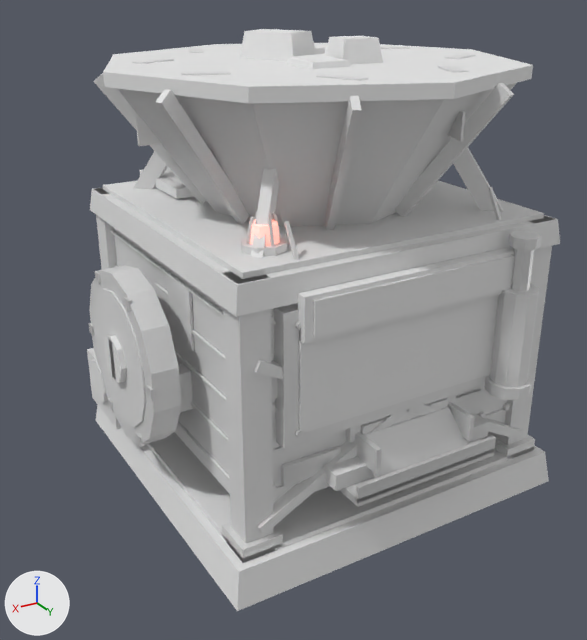
The glTF model assets/world/WLD_QD_cash_hopper.glb, before and after one commit.
Both versions are drawn from a camera (50 mm lens) standing at (2.15, 3.43, 2.55) and looking at (0.13, 0.06, 0.86). Every picture has the same lights, and +X, +Y and +Z are marked at lower left. The picture after the commit comes second. Where no turn or scale is listed for an object, it has been applied to the vertices. Vertices at exactly the same position are counted once.

Script lines for the objects in view, before the commit:
```python
me_body_hopbrass = bpy.data.meshes.new('Body_HopBrass')
me_body_hopbrass.from_pydata(...)  # 104 vertices, 164 faces; spans x -0.62..0.65, y -0.88..1.05, z 0.4..1.27
me_body_hopbrass.materials.append(mat_hopbrass)
me_body_hoprust = bpy.data.meshes.new('Body_HopRust')
me_body_hoprust.from_pydata(...)  # 72 vertices, 112 faces; spans x -0.82..1.07, y -0.83..0.83, z 0.43..1.4
me_body_hoprust.materials.append(mat_hoprust)
me_body_hopyellow = bpy.data.meshes.new('Body_HopYellow')
me_body_hopyellow.from_pydata(...)  # a box spanning x -0.56..0.56, y 0.925..0.935, z 1.2..1.36
me_body_hopyellow.materials.append(mat_hopyellow)
me_pivot_funnel_hopiron = bpy.data.meshes.new('Pivot_Funnel_HopIron')
me_pivot_funnel_hopiron.from_pydata(...)  # 64 vertices, 96 faces; spans x -0.79..0.79, y -0.79..0.79, z 0.66..0.71
me_pivot_funnel_hopiron.materials.append(mat_hopiron)
me_pivot_funnel_hopyellow = bpy.data.meshes.new('Pivot_Funnel_HopYellow')
me_pivot_funnel_hopyellow.from_pydata(...)  # an 8-sided cylinder along z spanning x -1.02..1.02, y -1.02..1.02, z 0.65..0.71
me_pivot_funnel_hopyellow.materials.append(mat_hopyellow)
ob_body_hopbrass = bpy.data.objects.new('Body_HopBrass', me_body_hopbrass)
ob_body_hopbrass.location = (0.0, 0.0, 0.0)
ob_body_hoprust = bpy.data.objects.new('Body_HopRust', me_body_hoprust)
ob_body_hoprust.location = (0.0, 0.0, 0.0)
ob_body_hopyellow = bpy.data.objects.new('Body_HopYellow', me_body_hopyellow)
ob_body_hopyellow.location = (0.0, 0.0, 0.0)
ob_pivot_funnel_hopiron = bpy.data.objects.new('Pivot_Funnel_HopIron', me_pivot_funnel_hopiron)
ob_pivot_funnel_hopiron.location = (0.0, 0.0, 1.45)
ob_pivot_funnel_hopyellow = bpy.data.objects.new('Pivot_Funnel_HopYellow', me_pivot_funnel_hopyellow)
ob_pivot_funnel_hopyellow.location = (0.0, 0.0, 1.45)
# also in view: 'Pivot_Funnel_HopSteelDk' at (0.0, 0.0, 1.8); 'Body_HopRustDk' at (0.0, 0.0, 0.98); 'Cylinder_HopSteelDk' at (-0.55, 0.95, 0.95); 'Pivot_Flywheel_HopSteelDk' at (1.0, 0.0, 0.85); 'Body_HopScreen' at (0.0, 0.88, 1.0)
```
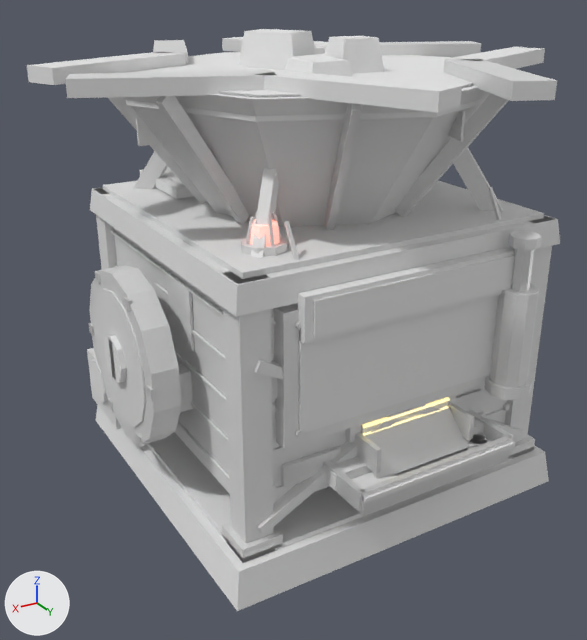
Pixel boxes (x1, y1, x2, y2) of what changed, in the pictures (587 x 640 px; the box of a moved part takes in the faces that stretch with it):
'Pivot_Funnel_HopYellow', reshaped (20% wider, 23% taller): before (103, 43, 533, 104); after (27, 37, 545, 112)
'Body_HopBrass', reshaped (8% wider): before (281, 321, 496, 507); after (281, 321, 514, 516)
'Pivot_Funnel_HopIron', reshaped: before (132, 47, 476, 81); after (65, 40, 557, 101)
'Body_HopYellow', reshaped (196% taller): before (313, 255, 515, 338); after (313, 255, 515, 503)
'Body_HopGlow', added: after (363, 397, 450, 436)
'Body_HopCoin', added: after (459, 432, 491, 453)
'Body_HopBill', added (mostly hidden): after (352, 473, 396, 489)
part 1 of me_body_hopbrass, added: after (467, 410, 514, 449)
part 2 of me_body_hopbrass, added: after (323, 460, 365, 511)
part 3 of me_body_hopbrass, moved or reshaped: before (339, 439, 495, 507); after (332, 451, 508, 516)
part 4 of me_body_hopyellow, added: after (362, 442, 515, 503)
part 5 of me_body_hopyellow, added: after (363, 472, 383, 484)
'Pivot_Funnel_HopStain', unchanged, uncovered by the edit: after (126, 52, 486, 122)

What changed in the scene script:
```text
Add mat_hopglow:
    mat_hopglow = bpy.data.materials.new('HopGlow')
    # nodes: BsdfPrincipled, Mix, OutputMaterial, VertexColor
    # colours: yellow #ffe589, white #e7e7e7, mixed with the vertex colours
Add mat_hopcoin:
    mat_hopcoin = bpy.data.materials.new('HopCoin')
    # nodes: BsdfPrincipled, Mix, OutputMaterial, VertexColor
    # colours: white #e7e7e7, mixed with the vertex colours
Add mat_hopbill:
    mat_hopbill = bpy.data.materials.new('HopBill')
    # nodes: BsdfPrincipled, Mix, OutputMaterial, VertexColor
    # colours: white #e7e7e7, mixed with the vertex colours
Change me_body_hopbrass:
    remove me_body_hopbrass.from_pydata(...)  # 104 vertices, 164 faces; spans x -0.62..0.65, y -0.88..1.05, z 0.4..1.27
    add me_body_hopbrass.from_pydata(...)  # 120 vertices, 188 faces; spans x -0.62..0.65, y -0.88..1.13, z 0.4..1.27
    me_body_hopbrass part 1: a new loose piece, a box spanning x -0.445..-0.415, y 0.82..1.12, z 0.44..0.53, in mat_hopbrass
    me_body_hopbrass part 2: a new loose piece, a box spanning x 0.415..0.445, y 0.82..1.12, z 0.44..0.53, in mat_hopbrass
    me_body_hopbrass part 3: 16 vertices moved from x -0.4..0.4, y 0.85..1.05, z 0.4..0.5 to x -0.43..0.43, y 0.82..1.13, z 0.4..0.53
Change me_body_hopyellow:
    remove me_body_hopyellow.from_pydata(...)  # 8 vertices, 12 faces; spans x -0.56..0.56, y 0.925..0.935, z 1.2..1.36
    add me_body_hopyellow.from_pydata(...)  # 24 vertices, 36 faces; spans x -0.56..0.56, y 0.925..1.143, z 0.445..1.36
    me_body_hopyellow part 4: a new loose piece, a box spanning x -0.43..0.43, y 1.107..1.143, z 0.49..0.51, in mat_hopyellow
    me_body_hopyellow part 5: a new loose piece, a box spanning x 0.255..0.305, y 0.947..1.053, z 0.445..0.475, in mat_hopyellow
Change me_pivot_funnel_hopiron:
    remove me_pivot_funnel_hopiron.from_pydata(...)  # 64 vertices, 96 faces; spans x -0.79..0.79, y -0.79..0.79, z 0.66..0.71
    add me_pivot_funnel_hopiron.from_pydata(...)  # 32 vertices, 48 faces; spans x -1.26..1.26, y -1.26..1.26, z 0.65..0.72
    me_pivot_funnel_hopiron part 6: the whole mesh is rebuilt
Change me_pivot_funnel_hopyellow:
    remove me_pivot_funnel_hopyellow.from_pydata(...)  # 16 vertices, 28 faces; spans x -1.02..1.02, y -1.02..1.02, z 0.65..0.71
    add me_pivot_funnel_hopyellow.from_pydata(...)  # 32 vertices, 48 faces; spans x -1.26..1.26, y -1.26..1.26, z 0.65..0.72
    me_pivot_funnel_hopyellow part 7: the whole mesh is rebuilt
Add ob_body_hopglow:
    ob_body_hopglow = bpy.data.objects.new('Body_HopGlow', me_body_hopglow)  # a box spanning x -0.25..0.25, y 0.86..0.872, z 0.659..0.671; a box spanning x -0.25..0.25, y 0.86..0.872, z 0.611..0.623
    ob_body_hopglow.location = (0.0, 0.0, 0.0)
Add ob_body_hopcoin:
    ob_body_hopcoin = bpy.data.objects.new('Body_HopCoin', me_body_hopcoin)  # 320 vertices, 576 faces; spans x -0.411..-0.213, y 0.902..1.093, z 0.44..0.479
    ob_body_hopcoin.location = (0.0, 0.0, 0.0)
Add ob_body_hopbill:
    ob_body_hopbill = bpy.data.objects.new('Body_HopBill', me_body_hopbill)  # 32 vertices, 48 faces; spans x 0.174..0.386, y 0.936..1.064, z 0.444..0.474
    ob_body_hopbill.location = (0.0, 0.0, 0.0)
```
